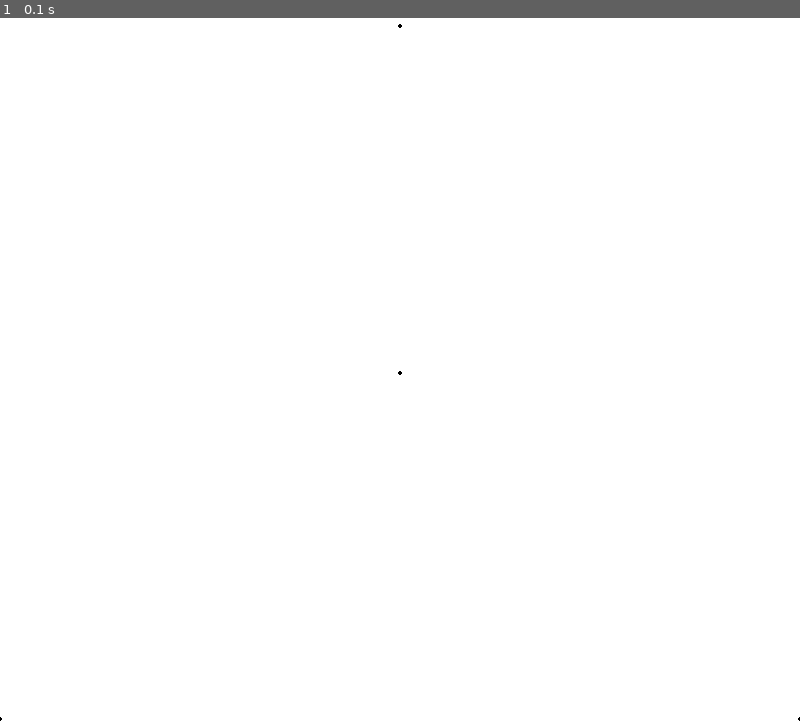
Above: before the commit, frame 1.
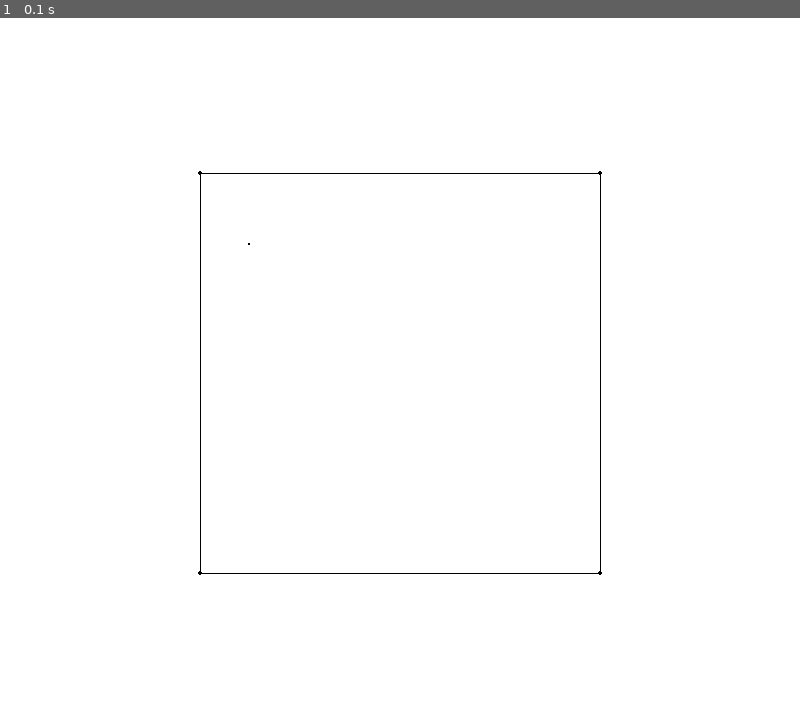
Above: after the commit, the same moment.

Repository: ReDedrik/sierpinski_triangle_pygame
Game: pygame game, started from main.py
Same seed, same stepped clock (60 frames per second), same inputs: the game is played once before the commit and once after it.
Inputs:
- Up to frame 1 (0.1 s): no input

The runs differ from the first frame. In frame 1, 0.3% of the frame differs, in the area x 0-100%, y 0-100%.

Commit message:
good mistake: cool fractal

Diff:
--- a/main.py
+++ b/main.py
@@ -25,9 +25,10 @@
 ### Dot function to draw dots at specified location
 ###
 
-
+def dot(coords):
+    pygame.draw.circle(screen, black, coords, 1)
 ###
-### establishing the corners
+### Endpoint class
 ###
 
 class Endpoint:
@@ -39,61 +40,54 @@
         Endpoint.instances.append(self)
 
     @staticmethod
-    def random_point():
-        num = rd.randint(1, len(Endpoint.instances))
+    def random_vertex():
+        num = rd.randint(1, len(Endpoint.instances) - 1)
         return Endpoint.instances[num]
 
     def Dot(self):
         pygame.draw.circle(screen, black, self.coords, 2)
 
-    def Line(self, pt):
-        pygame.draw.line(screen, black, self.coords, pt.coords)
+    @staticmethod
+    def Line(pt1, pt2, pt3 = None):
+        pygame.draw.line(screen, black, pt1.coords, pt2.coords)
+        if pt3 != None:
+            pygame.draw.line(screen, black, pt1.coords, pt3.coords)
 
     @staticmethod
     def equilateral_triangle(length):
-        screen_x = width
-        screen_y = height
-        center_of_screen = (screen_x / 2, screen_y / 2)
-        pygame.draw.circle(screen, black, center_of_screen, 2)
-
+        center_of_screen = (width / 2, height / 2)
         pt1 = Endpoint(center_of_screen[0] - length / 2, center_of_screen[1] + (sqrt(3) / 2) * (1/2) * length)
         pt2 = Endpoint(center_of_screen[0] + length / 2, center_of_screen[1] + (sqrt(3) / 2) * (1/2) * length)
         pt3 = Endpoint(center_of_screen[0], center_of_screen[1] - (sqrt(3) / 2) * (1/2) * length)
-        Endpoint.instances.append(pt1)
-        Endpoint.instances.append(pt2)
-        Endpoint.instances.append(pt3)
-        pt1.Dot()
-        pt2.Dot()
-        pt3.Dot()
-y_offset = 75
-corner1 = (75, height - y_offset)
-corner2 = (corner1[0] + (width - y_offset * 2), corner1[1])
-corner3 = ((corner1[0] + corner2[0]) / 2, height - y_offset - sqrt((corner2[0] - corner1[0])**2 - ((corner1[0] + corner2[0]) / 2)**2))
+        for i in Endpoint.instances:
+            i.Dot()
+            Endpoint.Line(i, Endpoint.instances[(Endpoint.instances.index(i) + 1) % 3])
 
-corner1 = Endpoint(75, height - y_offset)
-
-
+    @staticmethod
+    def square(length):
+        center_of_screen = (width / 2, height / 2)
+        s_pt1 = Endpoint(center_of_screen[0] - length / 2, center_of_screen[1] + length / 2)
+        s_pt2 = Endpoint(center_of_screen[0] + length / 2, center_of_screen[1] + length / 2)
+        s_pt3 = Endpoint(center_of_screen[0] - length / 2, center_of_screen[1] - length / 2)
+        s_pt4 = Endpoint(center_of_screen[0] + length / 2, center_of_screen[1] - length / 2)
+        for i in Endpoint.instances:
+            i.Dot()
+        Endpoint.Line(s_pt1, s_pt2, s_pt3)
+        Endpoint.Line(s_pt4, s_pt2, s_pt3)
 ###
 ### function to pick first random point
 ###
-def first_point(pt1, pt2, pt3):
-    x, y = sorted([rd.random(), rd.random()])
-    s, t, u = x, y - x, 1 - y
-    return (s * pt1[0] + t * pt2[0] + u * pt3[0],
-            s * pt1[1] + t * pt2[1] + u * pt3[1])
-
-
-###
-### function to pick a random vertex
-###
-def random_vertex():
-    num = rd.randint(1, 3)
-    if num == 1:
-        return corner1
-    if num == 2:
-        return corner2
-    if num == 3:
-        return corner3
+def first_point(list_of_pts):
+    if len(list_of_pts) == 4:
+        return (rd.randint(list_of_pts[0].coords[0], list_of_pts[1].coords[0]), rd.randint(list_of_pts[3].coords[1], list_of_pts[0].coords[1]))
+    else:
+        pt1 = list_of_pts[0]
+        pt2 = list_of_pts[1]
+        pt3 = list_of_pts[2]
+        x, y = sorted([rd.random(), rd.random()])
+        s, t, u = x, y - x, 1 - y
+        return (s * pt1[0] + t * pt2[0] + u * pt3[0],
+                s * pt1[1] + t * pt2[1] + u * pt3[1])
 
 ###
 ### function to find the new midpoint
@@ -103,19 +97,14 @@
     y_value = (point1[1] + point2[1]) / 2
     return (x_value, y_value)
 
-
-#Dot(corner1, 2)
-#Dot(corner2, 2)
-#Dot(corner3, 2)
-#Line(corner1, corner2)
-#Line(corner2, corner3)
-#Line(corner1, corner3)
-
-Endpoint.equilateral_triangle(800)
-#next_point = (corner1[0] + 50, corner1[1])
-#Dot(next_point)
+Endpoint.square(400)
+#Endpoint.equilateral_triangle(600)
 pygame.display.update()
 
+fp = first_point(Endpoint.instances)
+dot(fp)
+next_point = fp
+pygame.display.update()
 ###
 ### game loop (update)
 ###
@@ -123,10 +112,10 @@
     for event in pygame.event.get():
         if event.type == pygame.QUIT: sys.exit()
     if i <= 10:
-        time.sleep(0.5)
+        time.sleep(0.3)
     if i <= dots:
-        vertex = random_vertex()
-        #next_point = draw_new_point(next_point, vertex)
-        #Dot(next_point)
+        vertex = Endpoint.random_vertex()
+        next_point = draw_new_point(next_point, vertex.coords)
+        dot(next_point)
     i += 1
     pygame.display.update()
